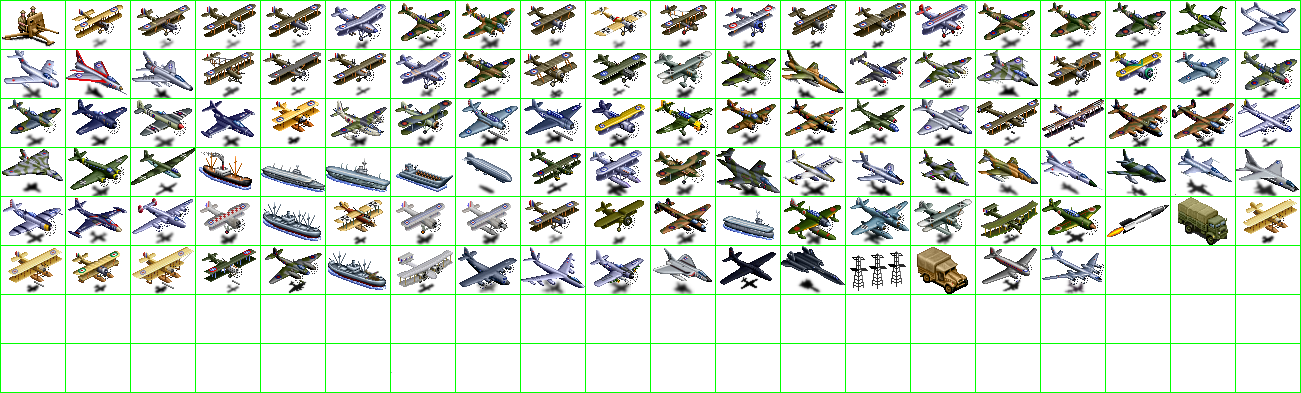
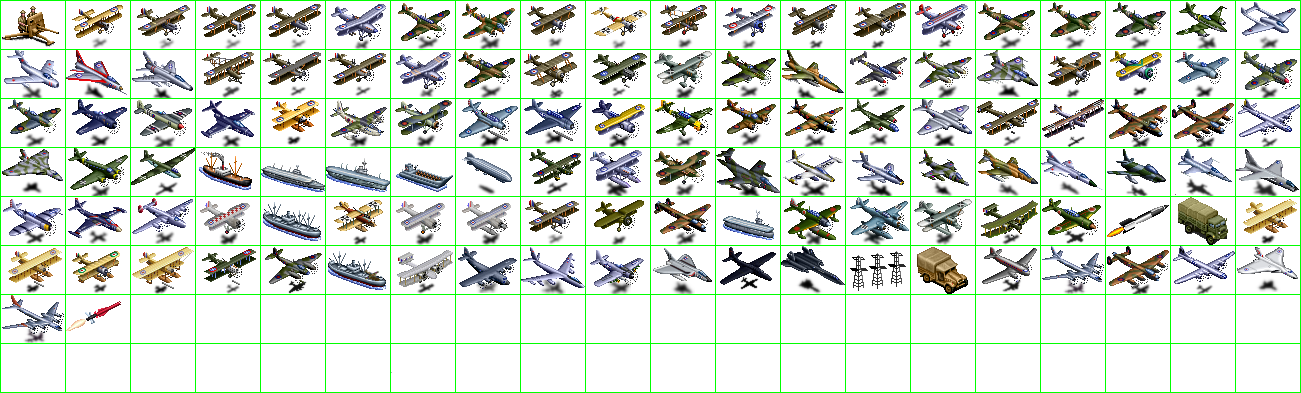
Layered file, before and after one edit (1301 x 393). Changes by layer:
painted on "units" over [2, 246, 1298, 343]
